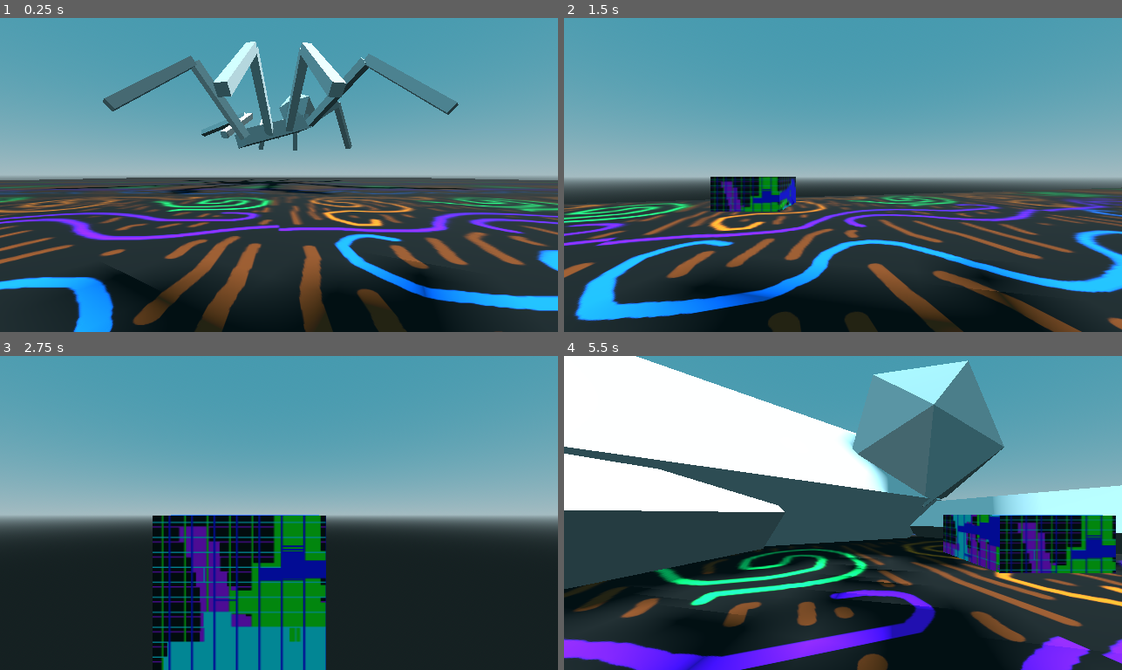
Above: before the commit, frames 1-4 (two rows, left to right).
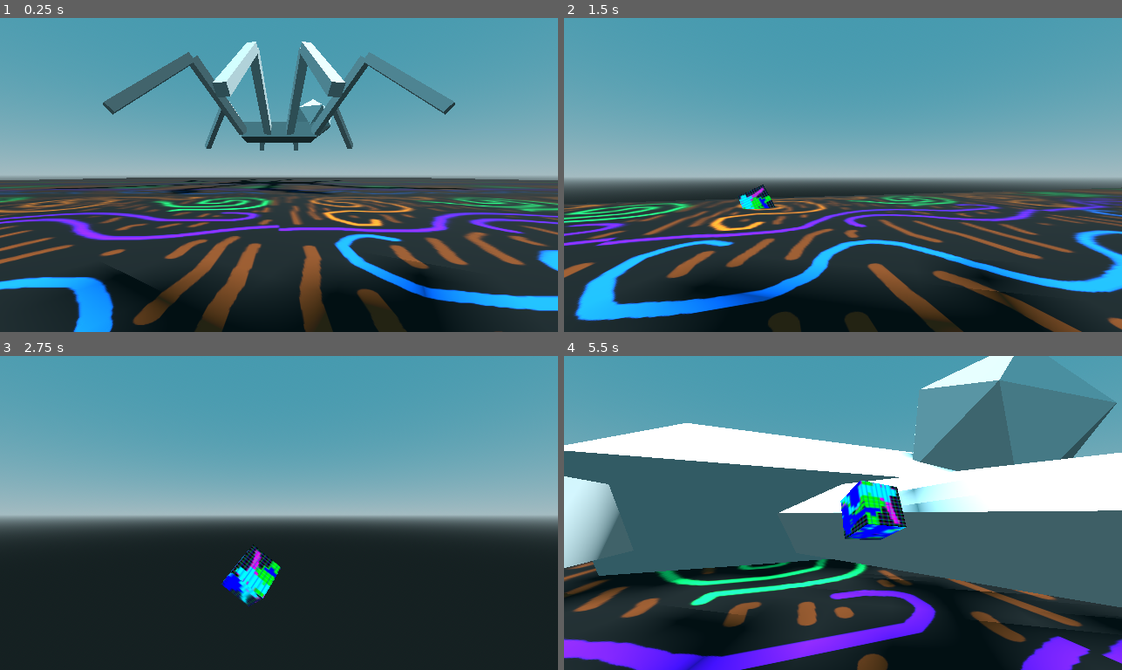
Above: after the commit, the same moments.

Repository: officialErnests/de-ai-ed
Game: Godot game, scene res://scenes/main.tscn
Same seed, same stepped clock (60 frames per second), same inputs: the game is played once before the commit and once after it.
Inputs (mouse positions are in pixels of both pictures, inside the frame that each line leads up to):
- Up to frame 1 (0.25 s): no input
- Up to frame 2 (1.5 s): tap Enter at 0.5 s; move the mouse to (870, 175) at 0.52 s; press the mouse at (870, 175) at 0.53 s; hold W (movement_forward) 0.53-1.25 s; release the mouse at (870, 175) at 1.25 s; drag from (731, 190) to (815, 237) at 1.27 s
- Up to frame 3 (2.75 s): move the mouse to (334, 443) at 2.02 s; hold D (movement_right) from 2.03 s (still down); hold Mouse wheel down (scroll_down) from 2.03 s (still down); click (334, 443) at 2.17 s
- Up to frame 4 (5.5 s): release D (movement_right) at 2.75 s; release Mouse wheel down (scroll_down) at 2.75 s; drag from (815, 575) to (675, 465) at 2.77 s; move the mouse to (1010, 560) at 3.52 s; press the mouse at (1010, 560) at 3.53 s; hold A (movement_left) 3.53-4.25 s; release the mouse at (1010, 560) at 4.25 s; drag from (675, 465) to (759, 434) at 4.27 s; move the mouse to (870, 513) at 5.02 s; hold S (movement_backward) from 5.03 s (still down); hold Mouse wheel down (scroll_down) from 5.03 s (still down); click (870, 513) at 5.17 s

The runs differ from the first frame. In frame 1, 2.6% of the frame differs, in the area x 15-83%, y 7-55%; in frame 2, 1.6%; in frame 3, 13%; in frame 4, 54%, in the area x 0-100%, y 0-95%.

Commit message:
Made terry pickupable

Diff:
--- a/scenes/main.tscn
+++ b/scenes/main.tscn
@@ -42,6 +42,7 @@
 cap_bottom = false
 
 [sub_resource type="StandardMaterial3D" id="StandardMaterial3D_o6xl0"]
+shading_mode = 0
 albedo_texture = ExtResource("5_tefeu")
 
 [sub_resource type="BoxMesh" id="BoxMesh_tipki"]
--- a/scenes/spider.tscn
+++ b/scenes/spider.tscn
@@ -791,16 +791,10 @@
 shape = SubResource("CapsuleShape3D_1wupe")
 
 [node name="Physical Bone Leg_FL_l" type="PhysicalBone3D" parent="Skeleton3D/PhysicalBoneSimulator3D"]
-transform = Transform3D(0.8276127, -0.2575573, 0.49871984, 0.56032515, 0.43143034, -0.70703864, -0.03305988, 0.86459947, 0.501373, -0.73749995, 0.33587578, -0.4874999)
-joint_type = 2
-joint_offset = Transform3D(1, 0, 0, 0, 0.9999988, 0, 0, 0, 0.9999988, 0.00050663087, -0.0007344156, 0.47499925)
-body_offset = Transform3D(0.99999857, -0.0014151856, -0.0010687169, -0.001066586, 0.0015461445, -0.99999833, 0.0014168583, 0.99999785, 0.0015445948, -2.9802322e-08, 0.47500014, 1.4901161e-08)
+transform = Transform3D(0.82771665, -0.25902402, 0.4977869, 0.5602486, 0.43162066, -0.70698315, -0.031729504, 0.8640661, 0.50237745, -0.73749995, 0.33587578, -0.4874999)
+joint_offset = Transform3D(1, 0, 0, 0, 0.9999988, 0, 0, 0, 0.9999988, 0.0008729875, -0.0012733683, 0.47499758)
+body_offset = Transform3D(0.99999523, -0.0025035478, -0.0018445179, -0.0018378347, 0.0026807487, -0.9999949, 0.00250851, 0.9999933, 0.0026761293, -2.9802322e-08, 0.47500014, 1.4901161e-08)
 bone_name = "Leg_FL.l"
-joint_constraints/swing_span = 28.549997
-joint_constraints/twist_span = 45.0
-joint_constraints/bias = 0.79
-joint_constraints/softness = 0.8
-joint_constraints/relaxation = 1.0
 
 [node name="CollisionShape3D" type="CollisionShape3D" parent="Skeleton3D/PhysicalBoneSimulator3D/Physical Bone Leg_FL_l"]
 transform = Transform3D(1, 0, 0, 0, 0, 1, 0, -1, 0, 0, 0, 0)
@@ -808,16 +802,9 @@
 
 [node name="Physical Bone Leg_FU_l" type="PhysicalBone3D" parent="Skeleton3D/PhysicalBoneSimulator3D"]
 transform = Transform3D(-0.85275024, 0.15105252, 0.5000002, 0.30128905, -0.6397067, 0.70710695, 0.4266638, 0.75363016, 0.49999955, -1.2247224, 0.31661555, -0.9736736)
-joint_type = 3
 joint_offset = Transform3D(1, 0, 0, 0, 1, 0, 0, 0, 1, 0.00014768574, -0.002053752, 0.50031704)
 body_offset = Transform3D(1.0000001, 1.7881393e-07, 2.9802322e-08, -4.4703484e-08, -2.9802322e-08, -1.0000002, -2.3841858e-07, 1.0000002, 2.9802322e-08, -0.00014770031, 0.50031716, 0.0020537376)
 bone_name = "Leg_FU.l"
-joint_constraints/angular_limit_enabled = false
-joint_constraints/angular_limit_upper = 90.0
-joint_constraints/angular_limit_lower = 0.0
-joint_constraints/angular_limit_bias = 0.3
-joint_constraints/angular_limit_softness = 0.9
-joint_constraints/angular_limit_relaxation = 1.0
 
 [node name="CollisionShape3D" type="CollisionShape3D" parent="Skeleton3D/PhysicalBoneSimulator3D/Physical Bone Leg_FU_l"]
 transform = Transform3D(1, 0, 0, 0, 0, 1, 0, -1, 0, 0, 0, 0)
--- a/scripts/drager.gd
+++ b/scripts/drager.gd
@@ -2,25 +2,55 @@
 
 @export var enabled = true
 
-@onready var pointer = $Pointer
+@onready var pointer: Node3D = $Pointer
 
 var REACH = 100
+var drag_obj = null
+var drag_obj_offset = Vector3.ZERO
+var rotation_angle = 0
+func _process(delta: float) -> void:
+	if pointer.visible:
+		rotation_angle += delta
+		pointer.rotate_x(sin(rotation_angle) * 0.05 + 0.02)
+		pointer.rotate_y(sin(rotation_angle + 1) * 0.02 + 0.05)
+		pointer.rotate_z(sin(rotation_angle + 2) * 0.03 + 0.03)
 
+		var intersection = curRaycast()
+
+		if intersection:
+			var mouse_position = get_viewport().get_mouse_position()
+			var ray_point_start = project_ray_origin(mouse_position)
+
+			pointer.global_position = intersection['position']
+			pointer.scale = Vector3.ONE * sqrt((intersection['position'] - ray_point_start).length()) * 0.5
+
+			if drag_obj:
+				drag_obj.linear_velocity = (intersection['position'] + Vector3.UP - drag_obj.global_position + drag_obj_offset) * delta * 100
 func _input(event: InputEvent) -> void:
 	if Input.mouse_mode == Input.MOUSE_MODE_VISIBLE and enabled:
 		pointer.visible = true
-		# if enabled and event is InputEventMouseButton:
-		var mouse_position = get_viewport().get_mouse_position()
-		var ray_point_start = project_ray_origin(mouse_position)
-		var ray_point_end = ray_point_start + project_ray_normal(mouse_position) * REACH
 
-		var space_state = get_world_3d().direct_space_state
-
-		var params = PhysicsRayQueryParameters3D.create(ray_point_start, ray_point_end)
-
-		var intersection = space_state.intersect_ray(params)
-		if intersection:
-			pointer.global_position = intersection['position']
-		# if event.button_index == MOUSE_BUTTON_LEFT:
+		if enabled and event is InputEventMouseButton:
+			if event.button_index == MOUSE_BUTTON_LEFT and event.pressed:
+				if drag_obj:
+					drag_obj = null
+					print("unset")
+				else:
+					var intersection = curRaycast()
+					if intersection and intersection['collider'].get_parent().is_in_group('Creature'):
+						print("set")
+						drag_obj = intersection['collider']
+						drag_obj_offset = drag_obj.global_position - intersection['position']
 	else:
 		pointer.visible = false
+
+func curRaycast():
+	var mouse_position = get_viewport().get_mouse_position()
+	var ray_point_start = project_ray_origin(mouse_position)
+	var ray_point_end = ray_point_start + project_ray_normal(mouse_position) * REACH
+
+	var space_state = get_world_3d().direct_space_state
+
+	var params = PhysicsRayQueryParameters3D.create(ray_point_start, ray_point_end)
+
+	return space_state.intersect_ray(params)
